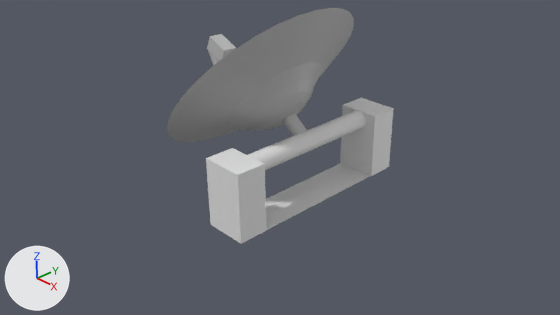
The Blender file resources/assets/minecraftspaceagency/models/blend/sataliteDish.blend as it was, and as the next commit left it.
Camera for both pictures: the file's camera 'Camera'. Every picture has the same lights, and +X, +Y and +Z are marked at lower left.

Objects in the first picture: 'Base', 'Dish'.
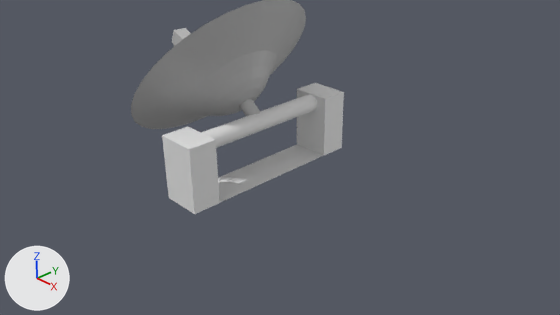
Where the newer file only moved an object's origin or applied its transform, the numbers keep the older frame.

Pixel boxes [x1, y1, x2, y2] of what changed, in the pictures (560 x 315 px):
'Dish', mesh turned: before [167, 8, 354, 142]; after [131, 0, 306, 129]
'Base', moved: before [206, 98, 394, 244]; after [162, 83, 344, 214]

What the commit changed:
me_cube_002 has 84 vertices, 47 faces and spans x -1.0..1.0, y -1.0..12.92, z -1.0..1.0.
me_cube_002 is used by ob_base; location (1.13, -1.49, 0.7); scale (0.372, 0.257, 0.582).
me_cube_002 part 1: the whole mesh is moved by (-0.07, -5.71, 0.95).
me_sphere has 361 vertices, 298 faces and spans x -1.81..1.81, y -1.81..1.81, z -1.45..1.1.
me_sphere is used by ob_dish; location (-0.01, -0.02, 2.05); rotation (0.0, -0.857, 0.0), in degrees (0, -49, 0).
me_sphere part 2: the whole mesh is turned -1.6 degrees about the y axis through its middle, then moved by (-0.78, 0.0, 0.8).
Object 'Base' (ob_base) moves from (1.13, -1.49, 0.7) to (-0.01, -0.03, 0.15).
